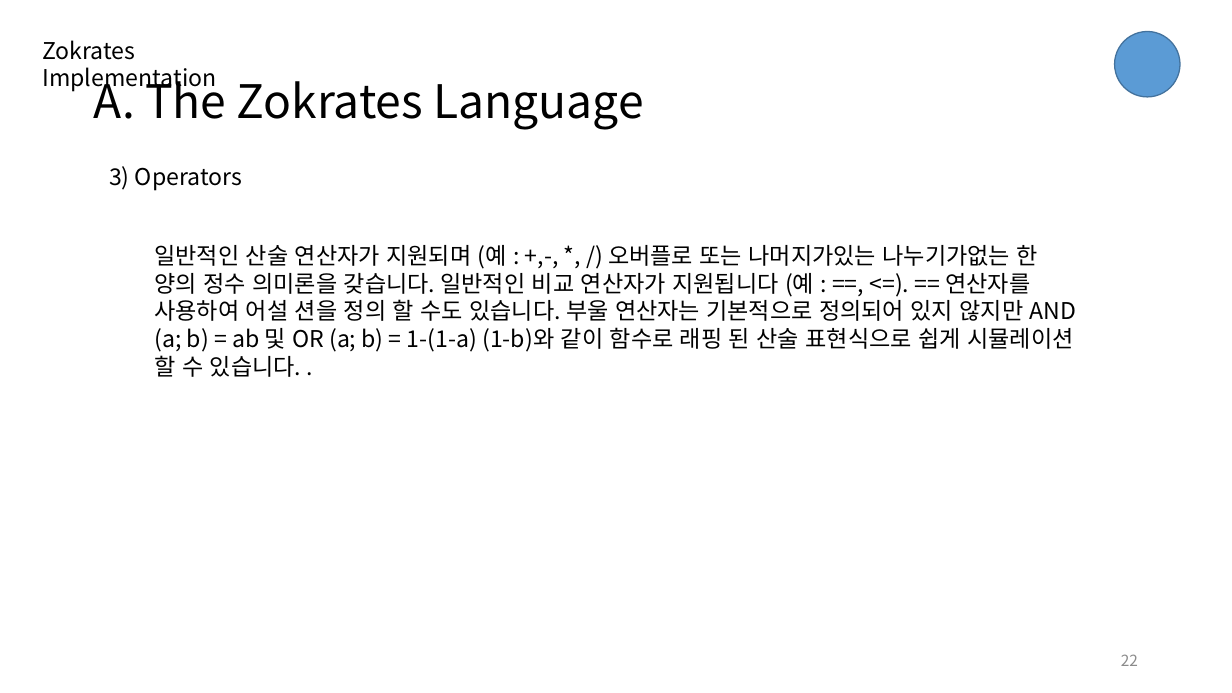
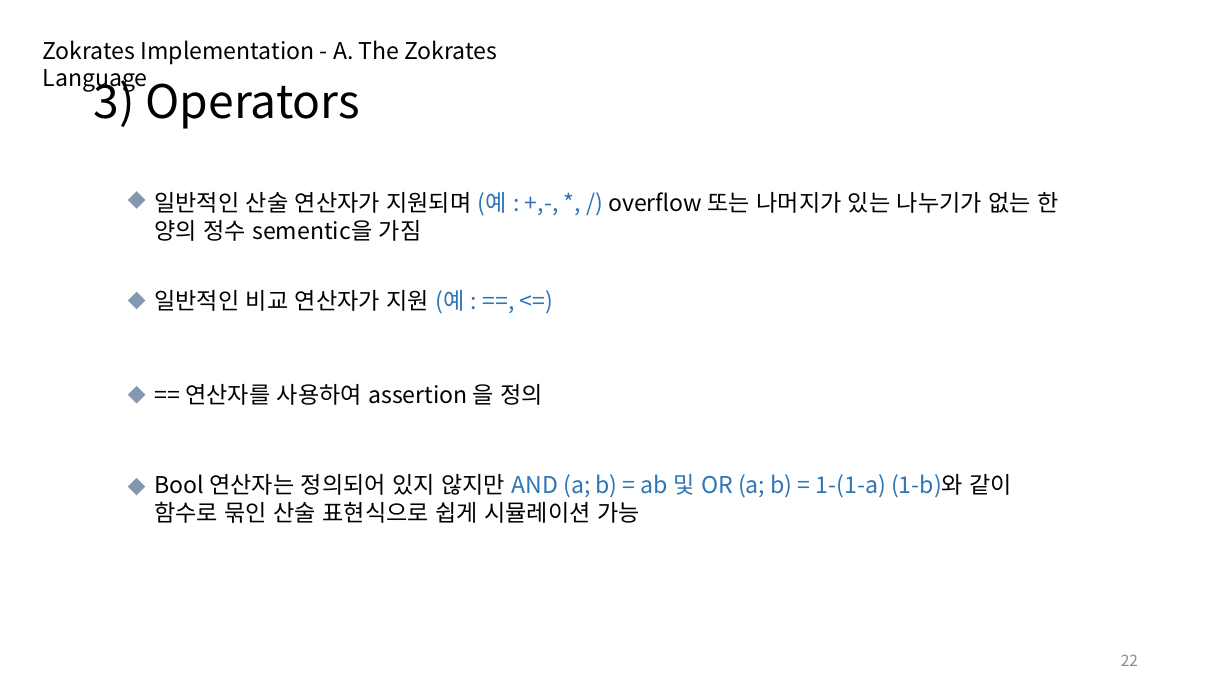
Before and after one commit to djm02309/paper, a slide deck: slide 22 of zokrates/ZoKrates.pptx. Drawn at 1232x693 pixels with LibreOffice and Linux fonts; fonts in the diff are those of the drawing. Boxes give left, top, right and bottom in pixels: in the first picture for what was removed or moved away, otherwise in the second. Text is boxed around its words. In the diff, an @@ line names an element or a change of style, - is before the commit and + after.

```diff
--- a/zokrates/ZoKrates.pptx
+++ b/zokrates/ZoKrates.pptx
@@ text at [42, 40, 497, 92]: text changed @@
-Zokrates Implementation
+Zokrates Implementation - A. The Zokrates Language
@@ ellipse removed at [1115, 31, 1180, 97] @@
@@ title at [94, 73, 361, 129]: text changed @@
-A. The Zokrates Language
+3) Operators
@@ text removed at [109, 166, 242, 190] @@
-3) Operators
@@ diamond added at [128, 191, 145, 209], fill #8497B0 @@
@@ text added at [154, 192, 1058, 241], 18 pt, text #000000 @@
+일반적인 산술 연산자가 지원되며 (예 : +,-, *, /) overflow 또는 나머지가 있는 나누기가 없는 한 양의 정수 sementic을 가짐
@@ text removed at [154, 245, 1077, 377] @@
-일반적인 산술 연산자가 지원되며 (예 : +,-, *, /) 오버플로 또는 나머지가있는 나누기가없는 한 양의 정수 의미론을 갖습니다. 일반적인 비교 연산자가 지원됩니다 (예 : ==, <=). == 연산자를 사용하여 어설 션을 정의 할 수도 있습니다. 부울 연산자는 기본적으로 정의되어 있지 않지만 AND (a; b) = ab 및 OR (a; b) = 1-(1-a) (1-b)와 같이 함수로 래핑 된 산술 표현식으로 쉽게 시뮬레이션 할 수 있습니다. .
@@ diamond added at [128, 292, 145, 310], fill #8497B0 @@
@@ text added at [154, 290, 464, 314], 18 pt, text #000000 @@
+일반적인 비교 연산자가 지원 (예 : ==, <=)
@@ diamond added at [128, 386, 145, 404], fill #8497B0 @@
@@ text added at [185, 384, 544, 405], 18 pt, text #000000 @@
+== 연산자를 사용하여 assertion 을 정의
@@ diamond added at [128, 478, 145, 495], fill #8497B0 @@
@@ text added at [154, 474, 1013, 523], 18 pt, text #000000 @@
+Bool 연산자는 정의되어 있지 않지만 AND (a; b) = ab 및 OR (a; b) = 1-(1-a) (1-b)와 같이
+함수로 묶인 산술 표현식으로 쉽게 시뮬레이션 가능
```
Also in this commit, not shown: 24 other slides changed.
